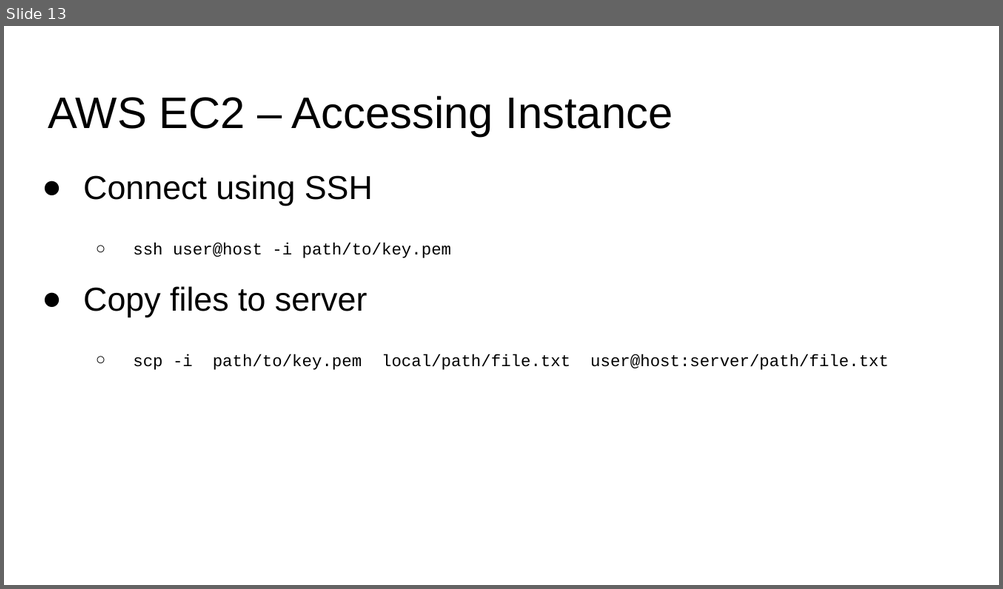
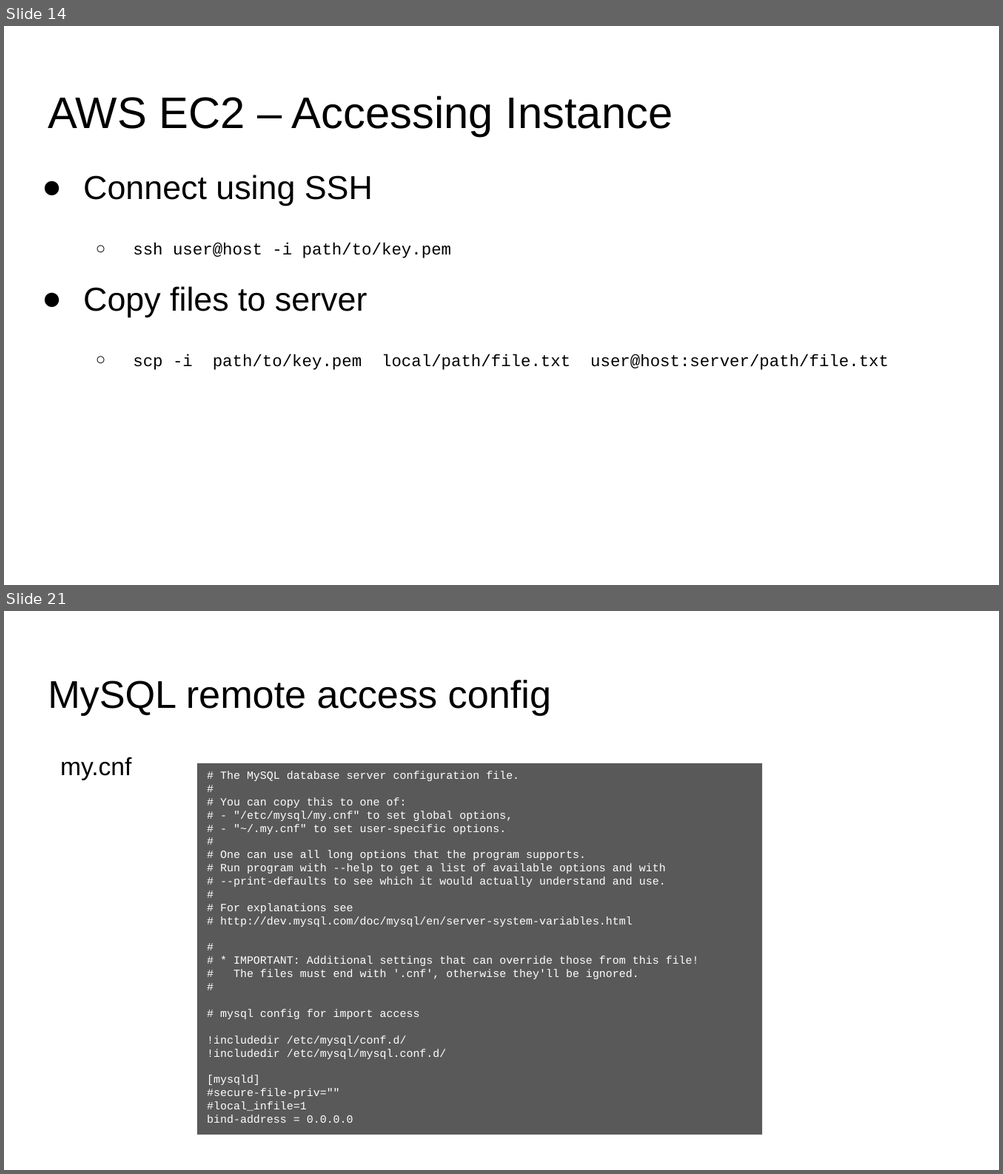
Before and after one commit to v1shva/sutd-big-data-lab-1, a slide deck: MySQL-AWS.pptx. Shown one above the other, each under a label of ours: slide 13 before the commit, slides 14 and 21 after it; the slides between them are not shown. The pictures are 1003x589 and 1003x1174 pixels, drawn with LibreOffice and Linux fonts; fonts in the diff are those of the drawing. Boxes give left, top, right and bottom in pixels: in the first picture for what was removed or moved away, otherwise in the second. Text is boxed around its words. In the diff, an @@ line names an element or a change of style, - is before the commit and + after.

```diff
--- a/MySQL-AWS.pptx
+++ b/MySQL-AWS.pptx
@@ slide 21 added at [4, 611, 999, 1170], background #FFFFFF @@
@@ title added at [48, 680, 551, 715], 28 pt, text #000000 @@
+MySQL remote access config
@@ text added at [60, 757, 131, 780], 18 pt, text #000000 @@
+my.cnf
@@ rectangle added at [197, 763, 762, 1135], fill #595959, 8 pt, text #FFFFFF @@
+# The MySQL database server configuration file.
+#
+# You can copy this to one of:
+# - "/etc/mysql/my.cnf" to set global options,
+# - "~/.my.cnf" to set user-specific options.
+#
+# One can use all long options that the program supports.
+# Run program with --help to get a list of available options and with
+# --print-defaults to see which it would actually understand and use.
+#
+# For explanations see
+# http://dev.mysql.com/doc/mysql/en/server-system-variables.html
+#
+# * IMPORTANT: Additional settings that can override those from this file!
+# The files must end with '.cnf', otherwise they'll be ignored.
+#
+# mysql config for import access
+!includedir /etc/mysql/conf.d/
+!includedir /etc/mysql/mysql.conf.d/
+[mysqld]
+#secure-file-priv=""
+#local_infile=1
+bind-address = 0.0.0.0
@@ what was slide 13 is now slide 14 @@
```
Also in this commit, not shown: 3 slides changed, 10 other slides added, 5 other files.
